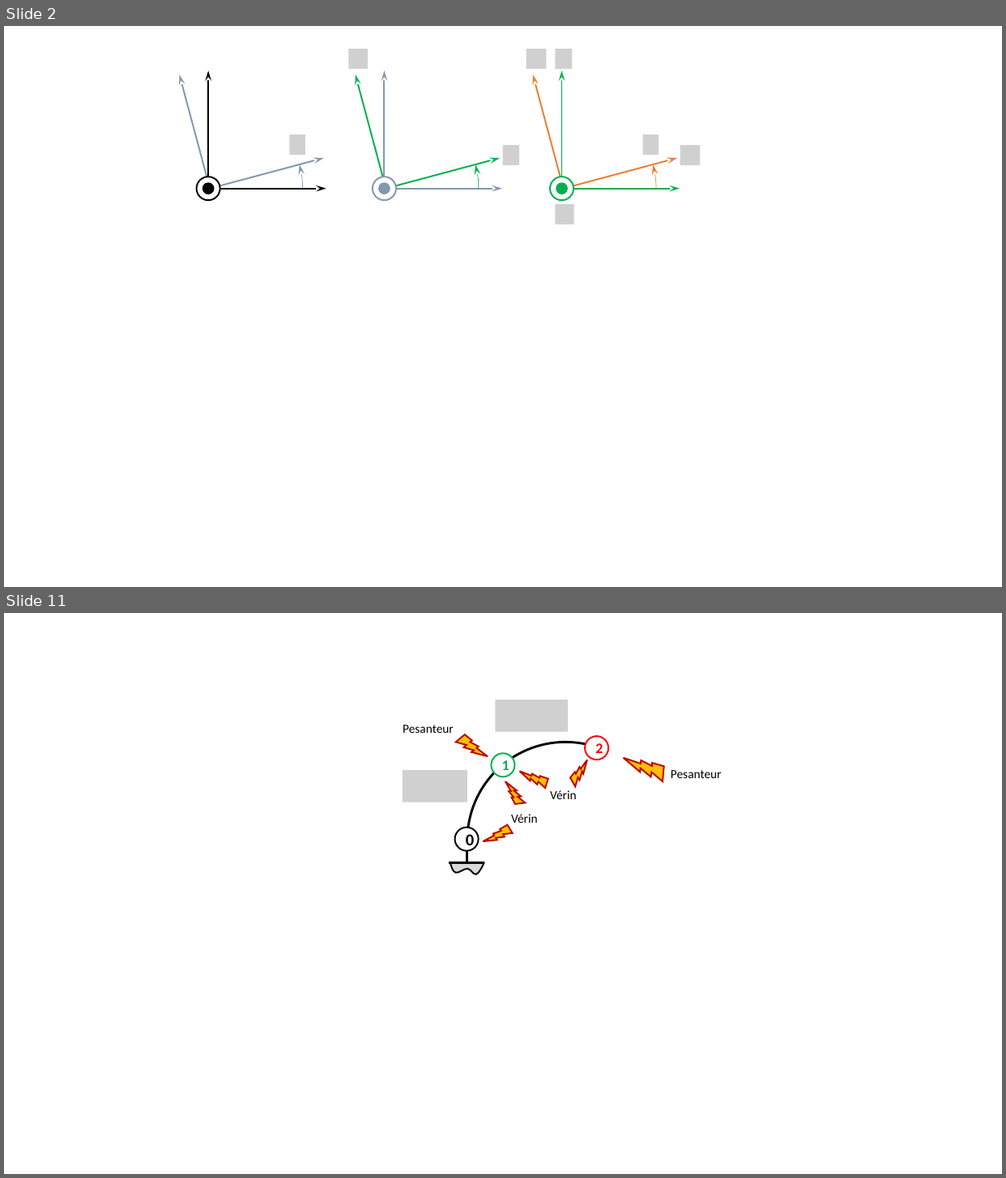
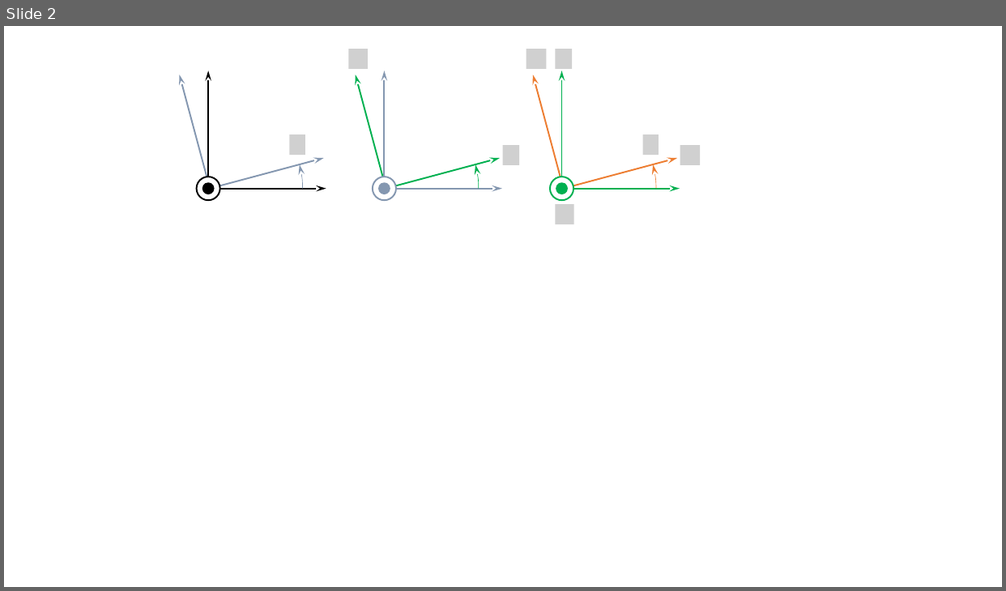
Before and after one commit to xpessoles/ExercicesCompetences, a slide deck: Figures/EPAS.pptx. Shown one above the other, each under a label of ours: slides 2 and 11 before the commit, slide 2 after it; the slides between them are not shown. The pictures are 1006x1178 and 1006x591 pixels, drawn with LibreOffice and Linux fonts; fonts in the diff are those of the drawing; grey boxes stand for pictures; background and template pictures are left out. Boxes give left, top, right and bottom in pixels: in the first picture for what was removed or moved away, otherwise in the second. Text is boxed around its words. In the diff, an @@ line names an element or a change of style, - is before the commit and + after.

```diff
--- a/Figures/EPAS.pptx
+++ b/Figures/EPAS.pptx
@@ slide 11 removed at [4, 613, 1002, 1174], background #FFFFFF @@
@@ picture removed at [495, 700, 568, 732] @@
@@ text removed at [403, 725, 454, 733] @@
-Pesanteur
@@ lightning bolt removed at [454, 730, 488, 764] @@
@@ arc (boxed as its full ellipse) removed at [467, 742, 663, 938] @@
@@ ellipse removed at [492, 754, 514, 777] @@
-1
@@ ellipse removed at [585, 736, 608, 760] @@
-2
@@ lightning bolt removed at [624, 746, 668, 791] @@
@@ picture removed at [403, 770, 467, 803] @@
@@ lightning bolt removed at [501, 782, 529, 807] @@
@@ lightning bolt removed at [520, 765, 550, 792] @@
@@ lightning bolt removed at [568, 760, 591, 786] @@
@@ text removed at [671, 770, 722, 778] @@
-Pesanteur
@@ text removed at [550, 790, 577, 799] @@
-Vérin
@@ ellipse removed at [454, 827, 478, 850] @@
-0
@@ lightning bolt removed at [484, 818, 515, 852] @@
@@ text removed at [511, 814, 538, 823] @@
-Vérin
@@ line removed from (467, 851) to (467, 862) @@
@@ line removed from (484, 863) to (449, 863) @@
@@ freeform shape removed at [450, 862, 484, 875] @@
```
Also in this commit, not shown: 61 other slides removed, 4 other files.
